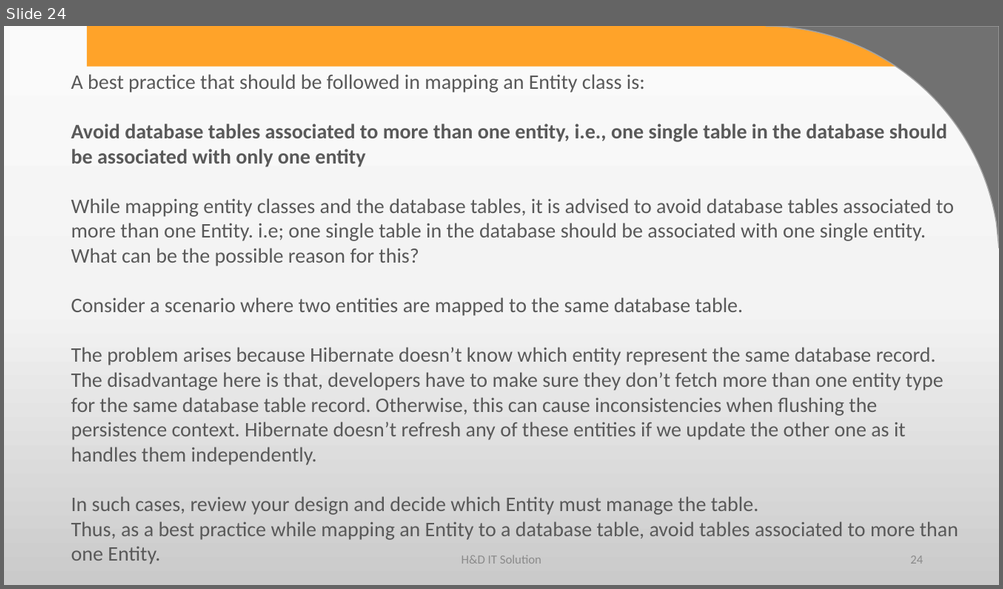
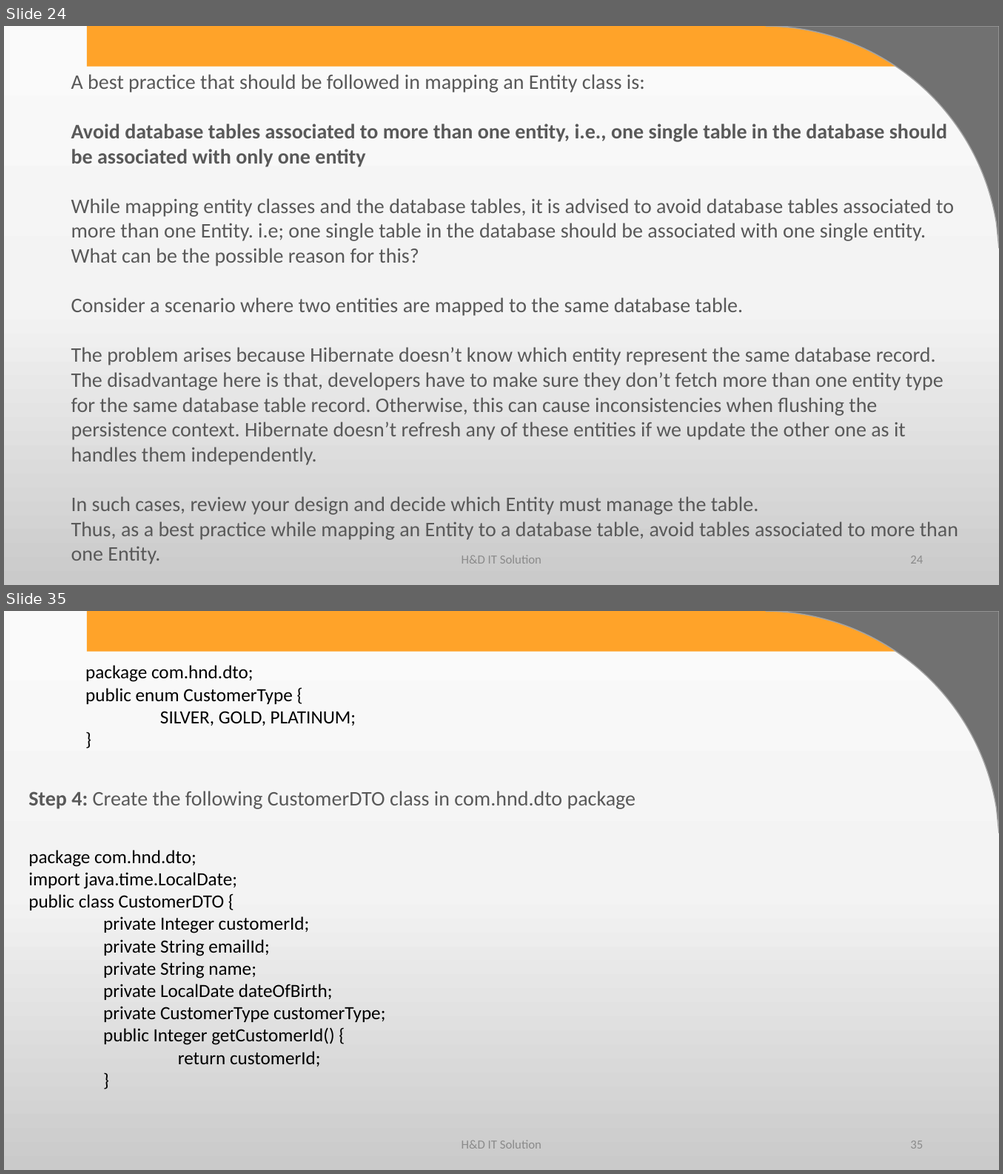
Before and after one commit to harshadasawant/spring_boot1, a slide deck: infinite/src/main/ppt/Persistence Layer using Spring Boot.pptx. Shown one above the other, each under a label of ours: slide 24 before the commit, slides 24 and 35 after it; the slides between them are not shown. The pictures are 1003x589 and 1003x1174 pixels, drawn with LibreOffice and Linux fonts; fonts in the diff are those of the drawing; background and template pictures are left out. Boxes give left, top, right and bottom in pixels: in the first picture for what was removed or moved away, otherwise in the second. Text is boxed around its words. In the diff, an @@ line names an element or a change of style, - is before the commit and + after.

```diff
--- a/infinite/src/main/ppt/Persistence Layer using Spring Boot.pptx
+++ b/infinite/src/main/ppt/Persistence Layer using Spring Boot.pptx
@@ slide 35 added at box(4, 611, 999, 1170), background gradient #FBFBFB to #F4F4F4 to #CBCBCB; not listed: 2 template elements that a slide beside it also shows @@
@@ text added at box(85, 665, 356, 726), 18 pt, text #000000 @@
+package com.hnd.dto;
+public enum CustomerType {
+SILVER, GOLD, PLATINUM;
+}
@@ text added at box(28, 791, 636, 809), 20 pt, text #595959 @@
+Step 4: Create the following CustomerDTO class in com.hnd.dto package
@@ text added at box(28, 850, 385, 1067), 18 pt, text #000000 @@
+package com.hnd.dto;
+import java.time.LocalDate;
+public class CustomerDTO {
+private Integer customerId;
+private String emailId;
+private String name;
+private LocalDate dateOfBirth;
+private CustomerType customerType;
+public Integer getCustomerId() {
+return customerId;
+}
@@ text added at box(461, 1141, 541, 1149), 12 pt, text #8C8C8C @@
+H&D IT Solution
@@ page number added at box(910, 1141, 922, 1149), 12 pt, text #8C8C8C @@
+35
```
Also in this commit, not shown: 22 other slides added, 4 other files.
